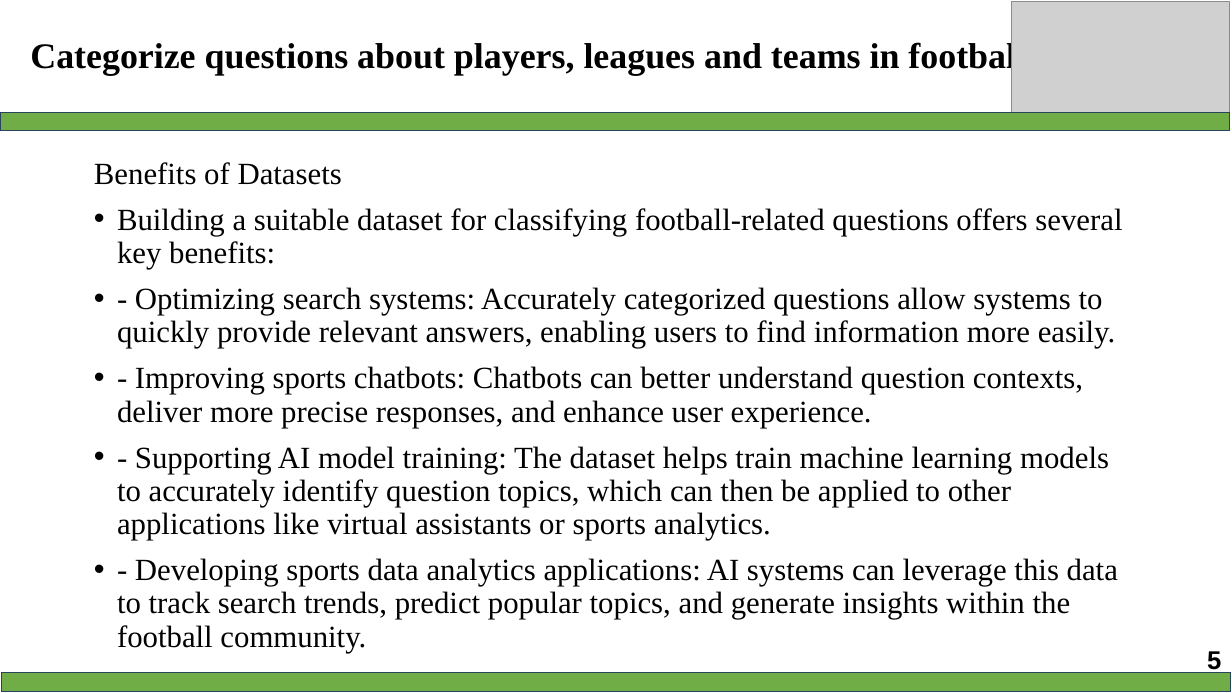
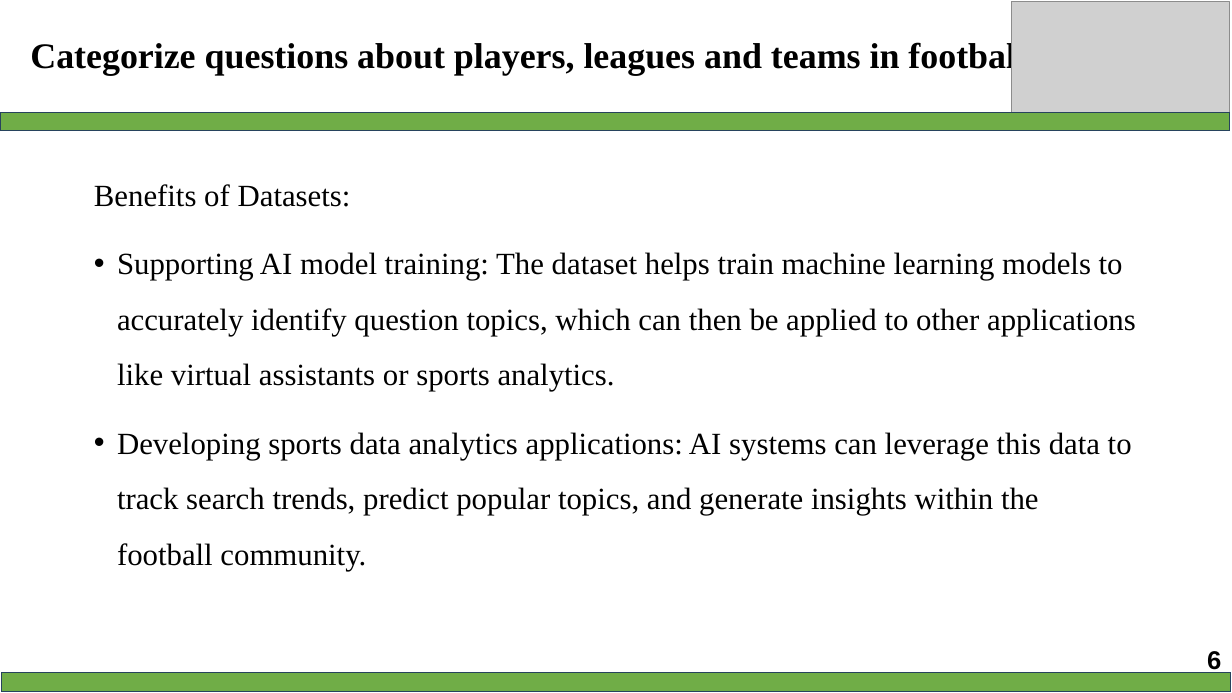
Before and after one commit to AmbiguousTimekeepr/midterm_NLP-with-RAG-, a slide deck: slide 6 of 522H0138_522H0092.pptx (slide 5 before the commit). Drawn at 1232x693 pixels with LibreOffice and Linux fonts; fonts in the diff are those of the drawing; grey boxes stand for pictures. Boxes give left, top, right and bottom in pixels: in the first picture for what was removed or moved away, otherwise in the second. Text is boxed around its words. In the diff, an @@ line names an element or a change of style, - is before the commit and + after.

```diff
--- a/522H0138_522H0092.pptx
+++ b/522H0138_522H0092.pptx
@@ text at (94, 184, 1136, 571): text changed @@
-Benefits of Datasets
-• Building a suitable dataset for classifying football-related questions offers several key benefits:
-• - Optimizing search systems: Accurately categorized questions allow systems to quickly provide relevant answers, enabling users to find information more easily.
-• - Improving sports chatbots: Chatbots can better understand question contexts, deliver more precise responses, and enhance user experience.
-• - Supporting AI model training: The dataset helps train machine learning models to accurately identify question topics, which can then be applied to other applications like virtual assistants or sports analytics.
-• - Developing sports data analytics applications: AI systems can leverage this data to track search trends, predict popular topics, and generate insights within the football community.
+Benefits of Datasets:
+• Supporting AI model training: The dataset helps train machine learning models to accurately identify question topics, which can then be applied to other applications like virtual assistants or sports analytics.
+• Developing sports data analytics applications: AI systems can leverage this data to track search trends, predict popular topics, and generate insights within the football community.
@@ page number at (1207, 648, 1221, 675): text changed @@
-5
+6
```
Also in this commit, not shown: 19 other slides changed, 6 slides added, 2 slides removed.
